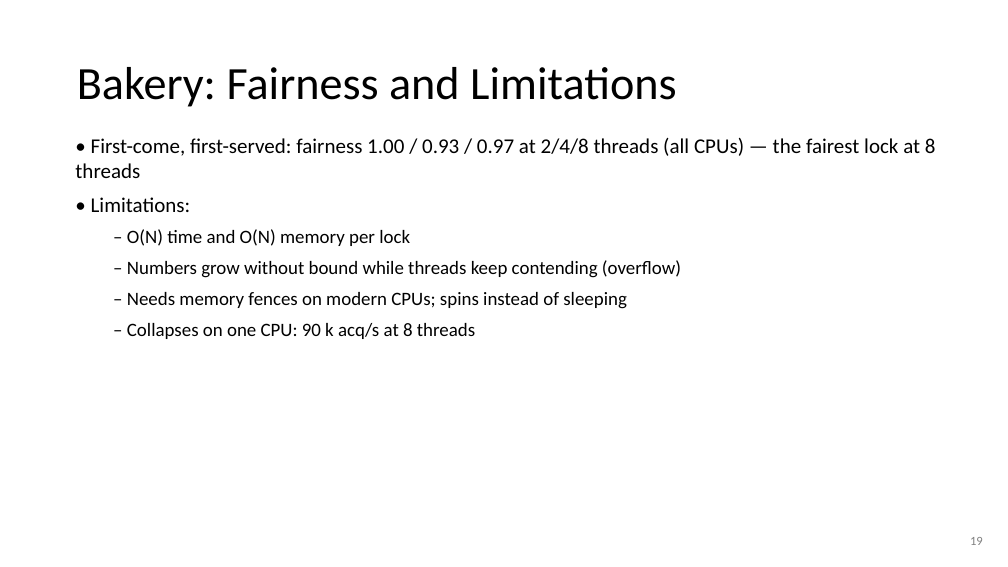
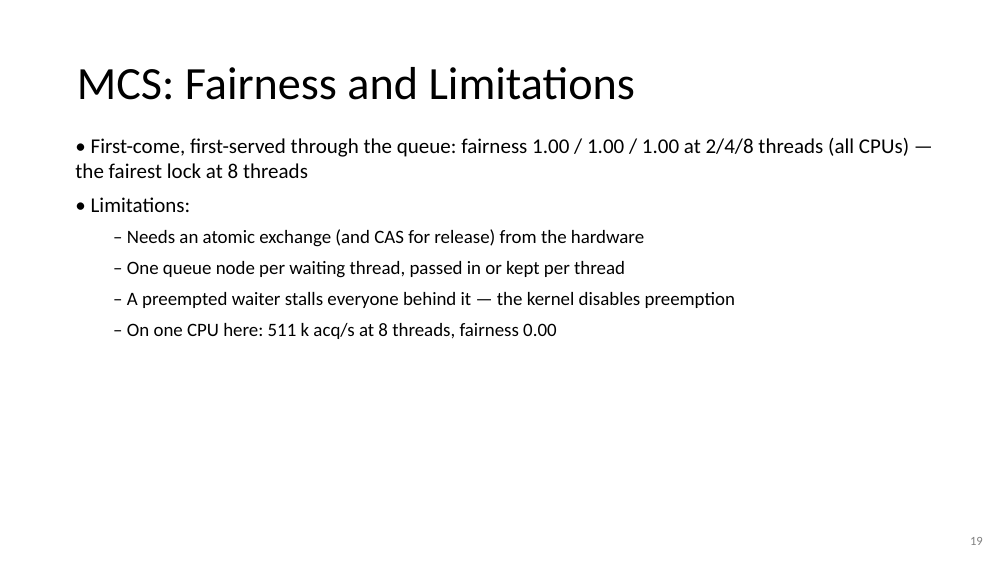
Before and after one commit to Kiatisakk/CPE333-OS, a slide deck: slide 19 of PS08/slides/PS08.pptx. Drawn at 1008x567 pixels with LibreOffice and Linux fonts; fonts in the diff are those of the drawing. Boxes give left, top, right and bottom in pixels: in the first picture for what was removed or moved away, otherwise in the second. Text is boxed around its words. In the diff, an @@ line names an element or a change of style, - is before the commit and + after.

```diff
--- a/PS08/slides/PS08.pptx
+++ b/PS08/slides/PS08.pptx
@@ title at [77, 67, 635, 100]: text changed @@
-Bakery: Fairness and Limitations
+MCS: Fairness and Limitations
@@ text at [75, 138, 909, 178]: text changed @@
-• First-come, first-served: fairness 1.00 / 0.93 / 0.97 at 2/4/8 threads (all CPUs) — the fairest lock at 8 threads
+• First-come, first-served through the queue: fairness 1.00 / 1.00 / 1.00 at 2/4/8 threads (all CPUs) — the fairest lock at 8 threads
@@ text at [127, 229, 735, 339]: text changed @@
-  – O(N) time and O(N) memory per lock
-  – Numbers grow without bound while threads keep contending (overflow)
-  – Needs memory fences on modern CPUs; spins instead of sleeping
-  – Collapses on one CPU: 90 k acq/s at 8 threads
+  – Needs an atomic exchange (and CAS for release) from the hardware
+  – One queue node per waiting thread, passed in or kept per thread
+  – A preempted waiter stalls everyone behind it — the kernel disables preemption
+  – On one CPU here: 511 k acq/s at 8 threads, fairness 0.00
```
Also in this commit, not shown: 15 other slides changed, 3 slides added, 2 slides removed, 12 other files.
